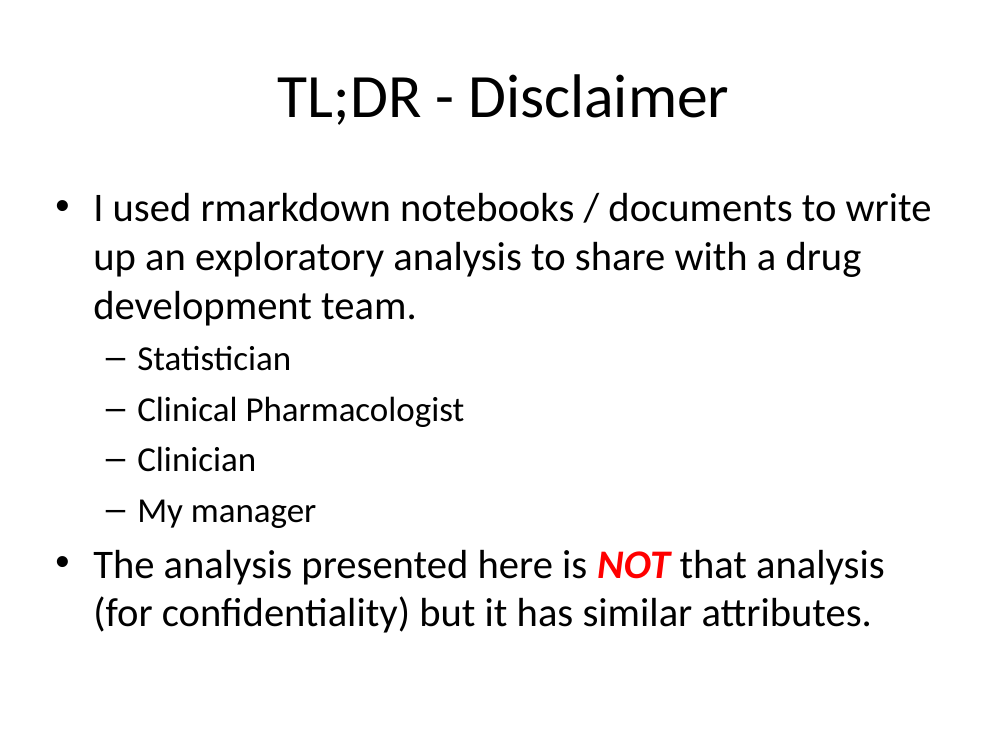
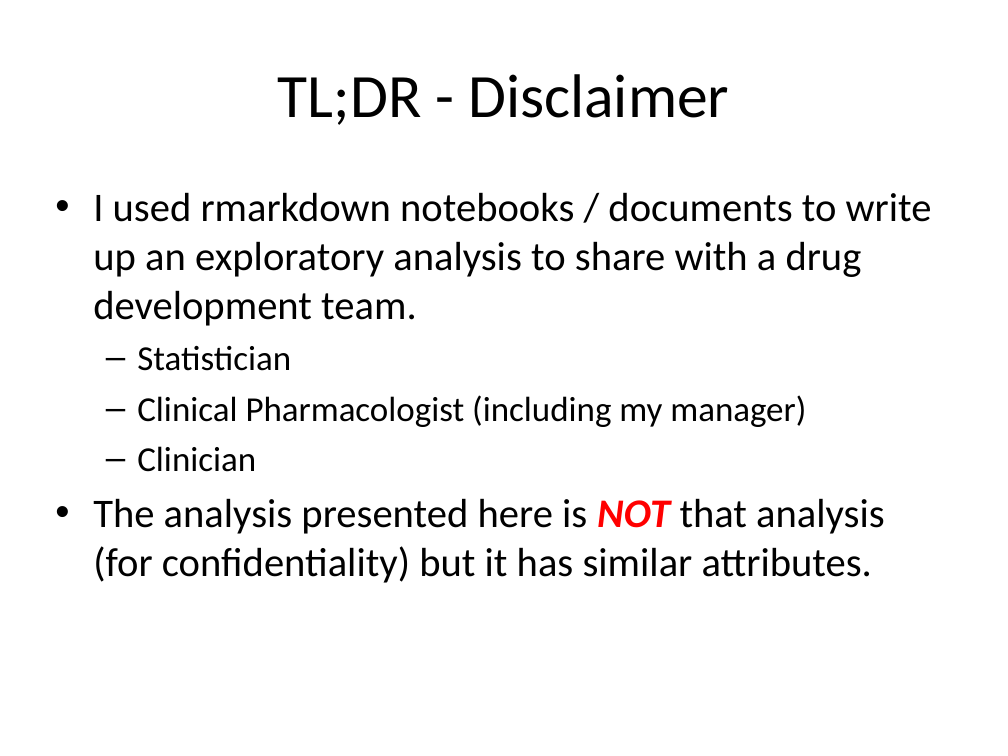
Before and after one commit to MikeKSmith/RStudioConf2019, a slide deck: slide 2 of The lazy and easily distracted report writer.pptx. Drawn at 1008x756 pixels with LibreOffice and Linux fonts; fonts in the diff are those of the drawing. Boxes give left, top, right and bottom in pixels: in the first picture for what was removed or moved away, otherwise in the second. Text is boxed around its words. In the diff, an @@ line names an element or a change of style, - is before the commit and + after.

```diff
--- a/The lazy and easily distracted report writer.pptx
+++ b/The lazy and easily distracted report writer.pptx
@@ text at (x1=137, y1=395, x2=806, y2=427): text changed @@
-  – Clinical Pharmacologist
+  – Clinical Pharmacologist (including my manager)
@@ text at (x1=137, y1=499, x2=316, y2=528): paragraph removed @@
-  – My manager
```
Also in this commit, not shown: 5 other slides changed, 2 other files.
